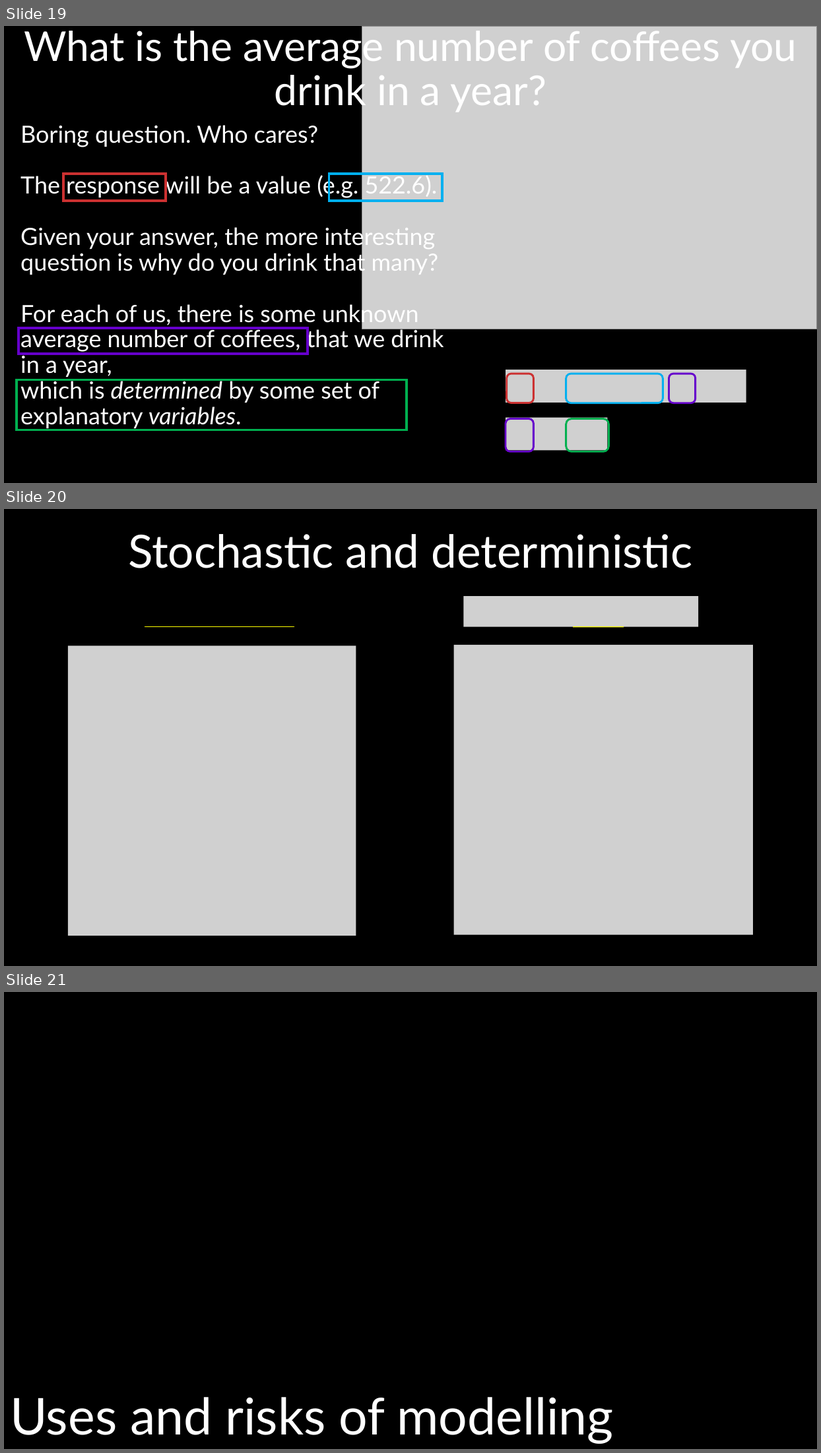
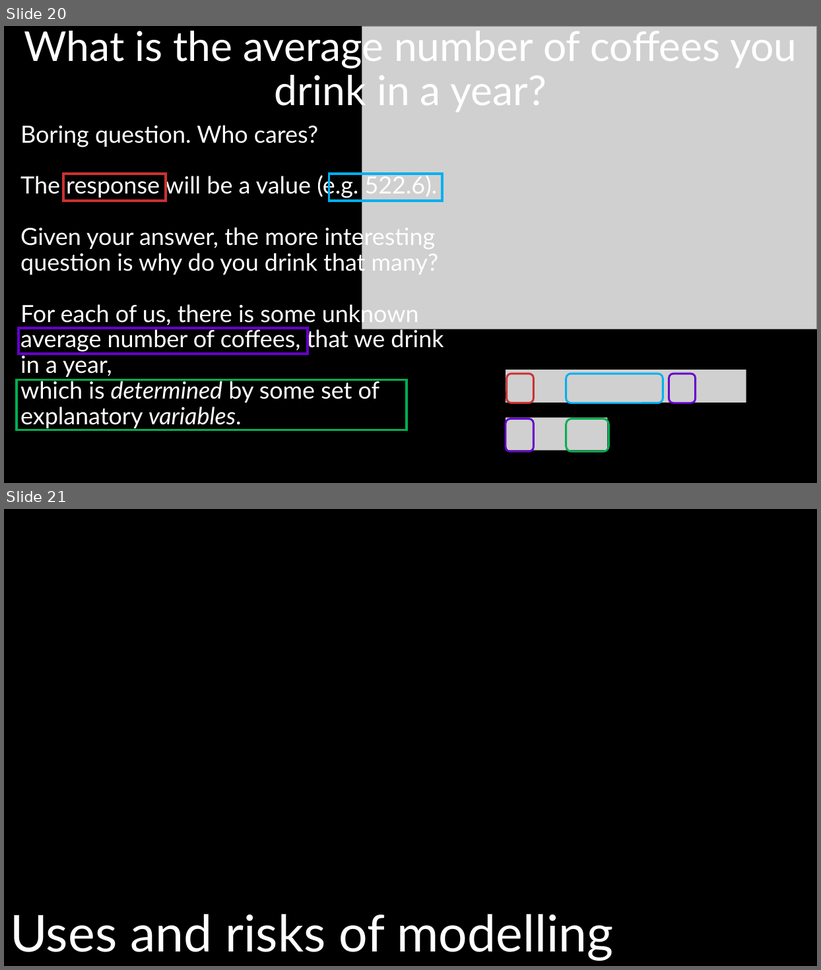
Before and after one commit to DeonRoos/stats-for-biologists, a slide deck: Lectures/Lecture 01.2 Introduction to linear models.pptx. Shown one above the other, each under a label of ours: slides 19, 20 and 21 before the commit, slides 20 and 21 after it. The pictures are 821x1453 and 821x970 pixels, drawn with LibreOffice and Linux fonts; fonts in the diff are those of the drawing; grey boxes stand for pictures. Boxes give left, top, right and bottom in pixels: in the first picture for what was removed or moved away, otherwise in the second. Text is boxed around its words. In the diff, an @@ line names an element or a change of style, - is before the commit and + after.

```diff
--- a/Lectures/Lecture 01.2 Introduction to linear models.pptx
+++ b/Lectures/Lecture 01.2 Introduction to linear models.pptx
@@ slide 20 removed at <box>4,509,817,966</box>, background #000000 @@
@@ title removed at <box>128,534,692,568</box> @@
-Stochastic and deterministic
@@ picture removed at <box>464,596,699,626</box> @@
@@ line removed from (145, 626) to (294, 626) @@
@@ line removed from (573, 626) to (624, 626) @@
@@ picture removed at <box>68,646,356,936</box> @@
@@ picture removed at <box>454,645,754,935</box> @@
@@ what was slide 19 is now slide 20 @@
```
Also in this commit, not shown: 7 slides changed, 4 slides added, 6 other slides removed, 12 other files.
